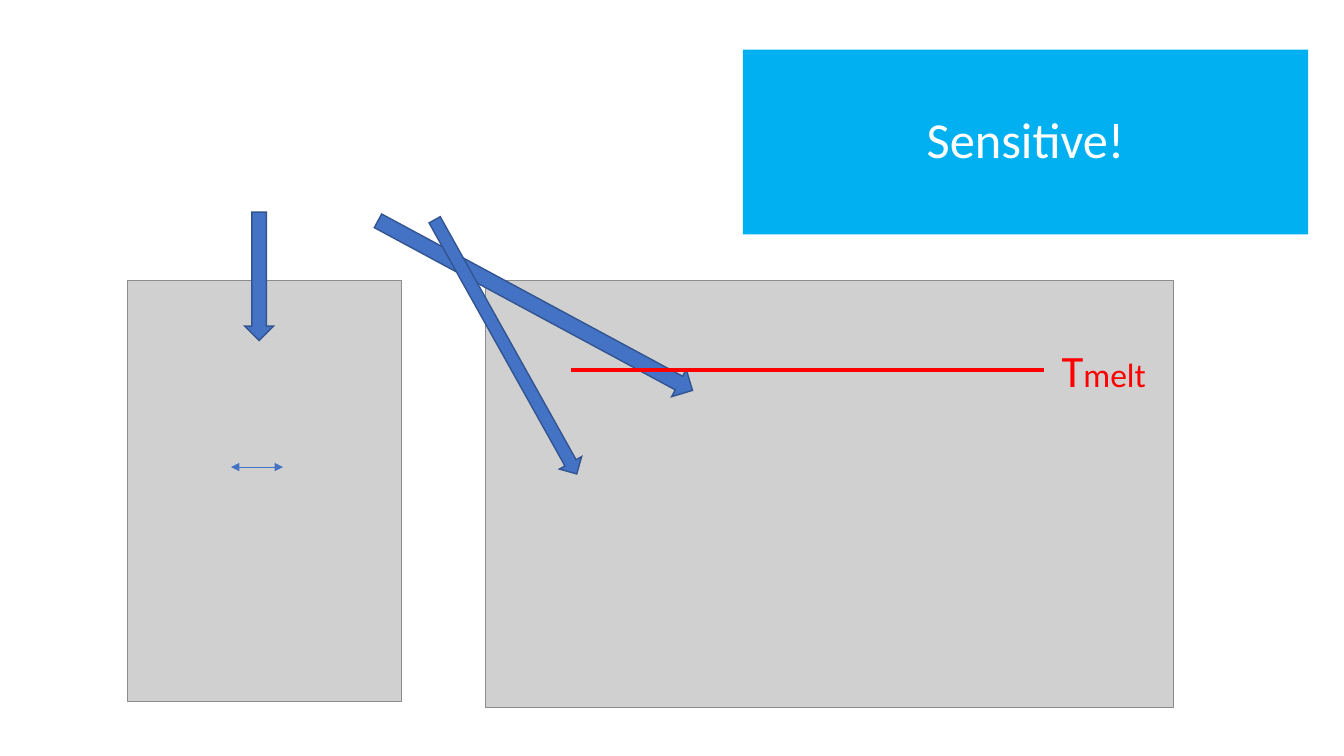
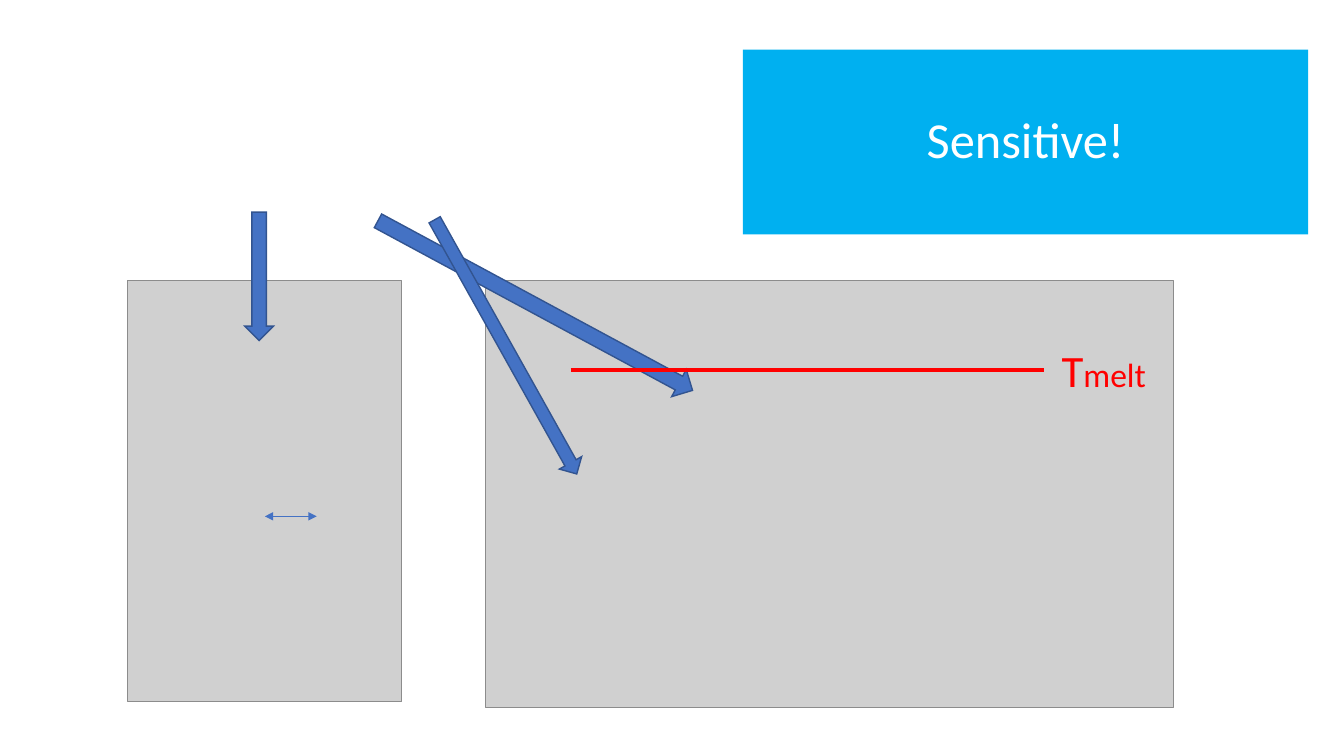
Before and after one commit to meteoNL/CloudParcelModel_SOACproject, a slide deck: slide 12 of presentation.pptx. Drawn at 1344x756 pixels with LibreOffice and Linux fonts; fonts in the diff are those of the drawing; grey boxes stand for pictures. Boxes give left, top, right and bottom in pixels: in the first picture for what was removed or moved away, otherwise in the second. Text is boxed around its words. In the diff, an @@ line names an element or a change of style, - is before the commit and + after.

Commit message:
arrow change

```diff
--- a/presentation.pptx
+++ b/presentation.pptx
@@ double arrow moved from (231, 467) - (283, 467) to (265, 516) - (317, 516) @@
```
